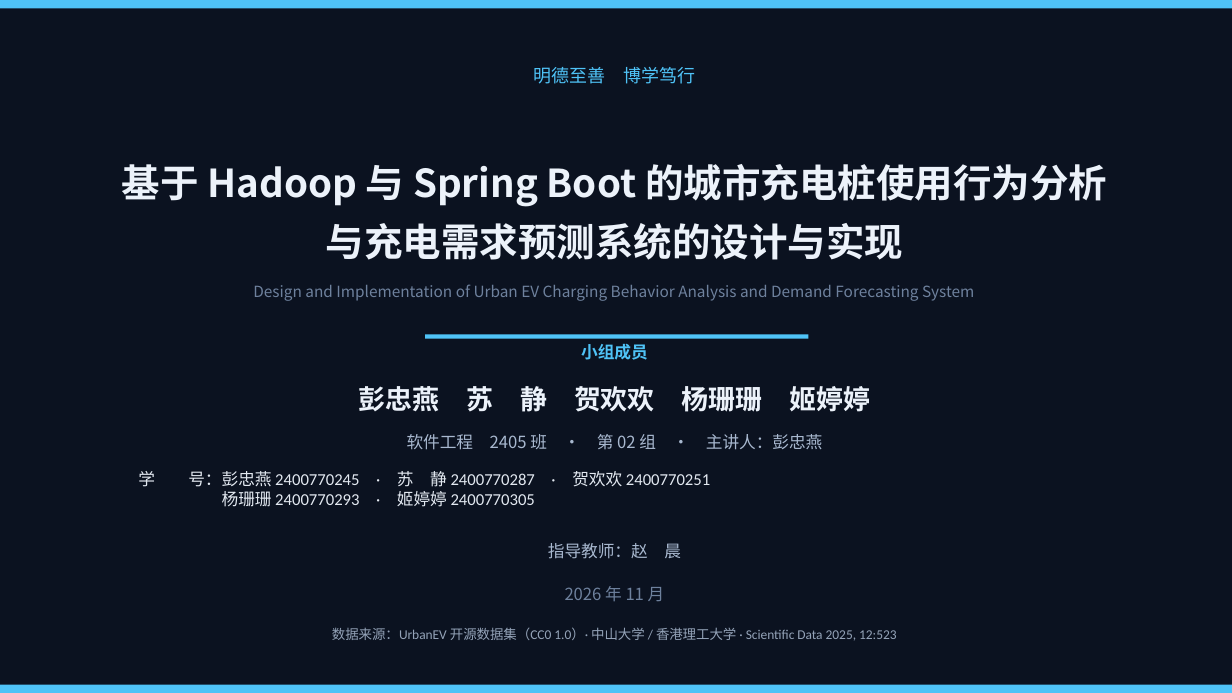
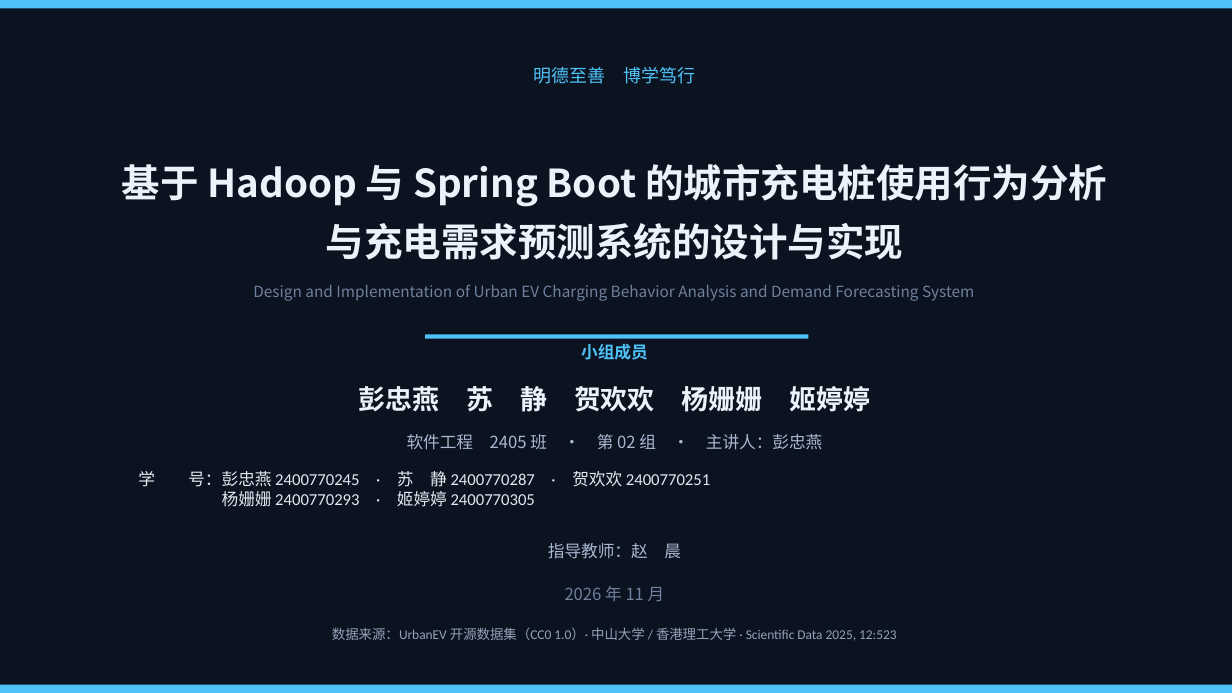
Before and after one commit to pengzhongyan01/urbanev-charge-analysis, a slide deck: slide 1 of docs/ppt/第02组_城市充电桩数据分析系统_答辩PPT.pptx. Drawn at 1232x693 pixels with LibreOffice and Linux fonts; fonts in the diff are those of the drawing. Boxes give left, top, right and bottom in pixels: in the first picture for what was removed or moved away, otherwise in the second. Text is boxed around its words. In the diff, an @@ line names an element or a change of style, - is before the commit and + after.

```diff
--- a/docs/ppt/第02组_城市充电桩数据分析系统_答辩PPT.pptx
+++ b/docs/ppt/第02组_城市充电桩数据分析系统_答辩PPT.pptx
@@ text at (358, 386, 871, 412): text changed @@
-彭忠燕 苏 静 贺欢欢 杨珊珊 姬婷婷
+彭忠燕 苏 静 贺欢欢 杨姗姗 姬婷婷
@@ text at (222, 491, 535, 507): text changed @@
-杨珊珊 2400770293 · 姬婷婷 2400770305
+杨姗姗 2400770293 · 姬婷婷 2400770305
```
Also in this commit, not shown: 5 other slides changed, 20 other files.
